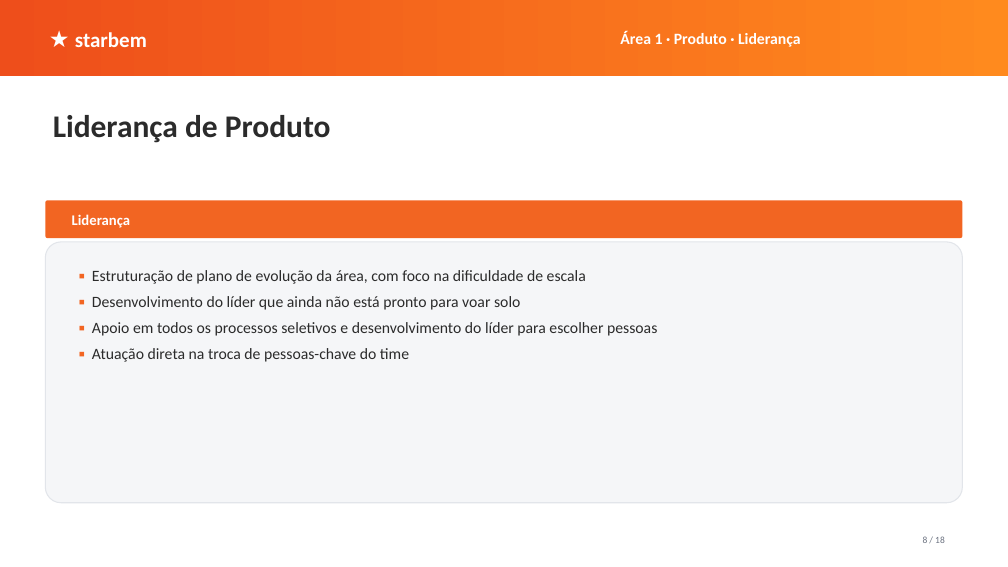
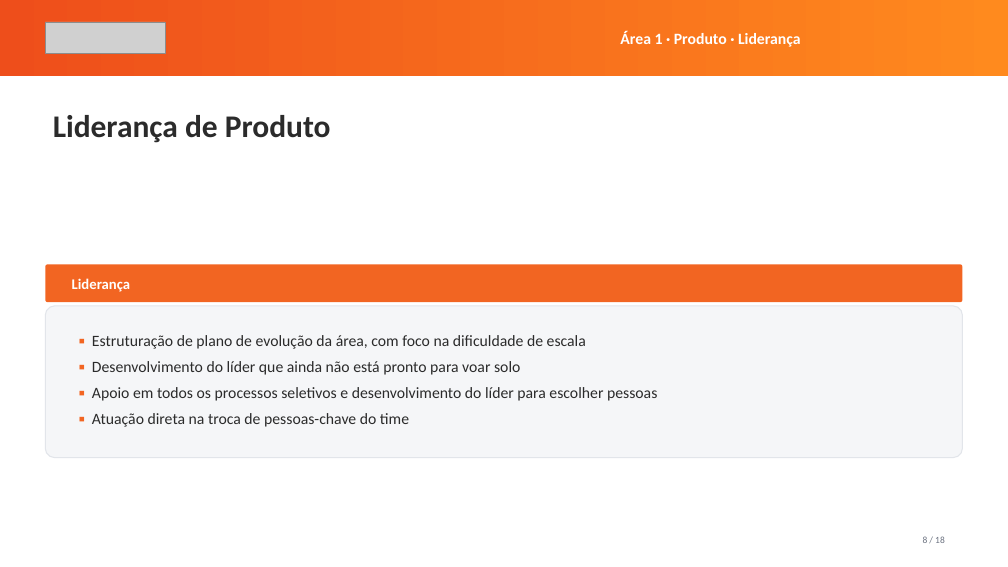
Before and after one commit to renato-dmb/agenda-facil, a slide deck: slide 8 of docs/conversa-ceo/apresentacao.pptx. Drawn at 1008x567 pixels with LibreOffice and Linux fonts; fonts in the diff are those of the drawing; grey boxes stand for pictures. Boxes give left, top, right and bottom in pixels: in the first picture for what was removed or moved away, otherwise in the second. Text is boxed around its words. In the diff, an @@ line names an element or a change of style, - is before the commit and + after.

```diff
--- a/docs/conversa-ceo/apresentacao.pptx
+++ b/docs/conversa-ceo/apresentacao.pptx
@@ picture added at (45, 22, 165, 54) @@
@@ text removed at (75, 32, 147, 47) @@
-★ starbem
@@ rounded rectangle: place and size @@
-rounded rectangle at (45, 200, 963, 238)
+rounded rectangle at (45, 265, 963, 302)
@@ text "Liderança": place and size @@
-text "Liderança" at (72, 214, 131, 228)
+text "Liderança" at (72, 278, 131, 292)
@@ rounded rectangle: place and size @@
-rounded rectangle at (45, 242, 963, 503)
+rounded rectangle at (45, 306, 963, 458)
@@ text "▪ Estruturação de plano de ...": place and size @@
-text "▪ Estruturação de plano de ..." at (92, 270, 657, 362)
+text "▪ Estruturação de plano de ..." at (92, 335, 657, 427)
```
Also in this commit, not shown: 17 other slides changed, 6 other files.
